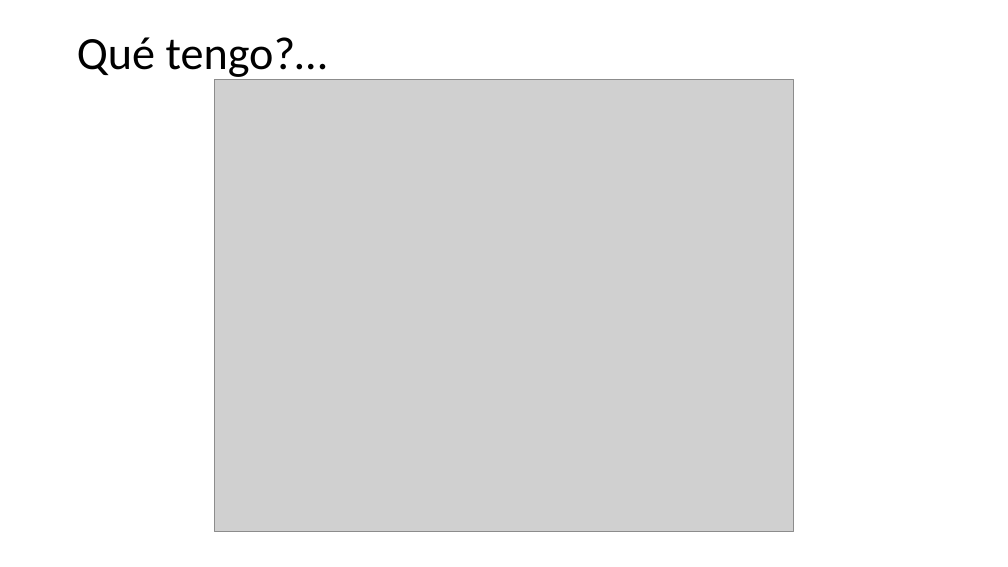
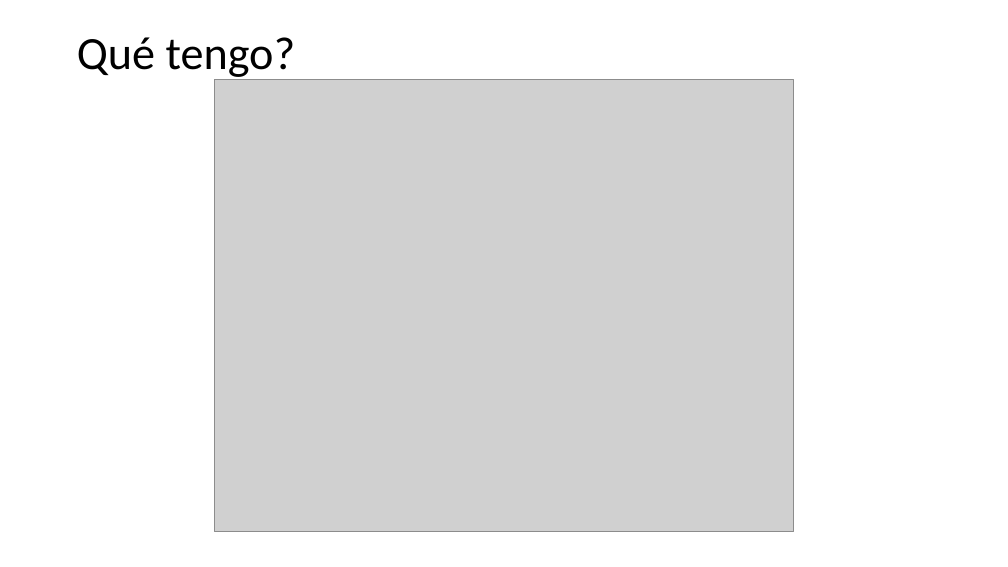
Before and after one commit to victor1130/Scripts_Clima, a slide deck: slide 4 of Tratamiento de datos climáticos.pptx. Drawn at 1008x567 pixels with LibreOffice and Linux fonts; fonts in the diff are those of the drawing; grey boxes stand for pictures. Boxes give left, top, right and bottom in pixels: in the first picture for what was removed or moved away, otherwise in the second. Text is boxed around its words. In the diff, an @@ line names an element or a change of style, - is before the commit and + after.

```diff
--- a/Tratamiento de datos climáticos.pptx
+++ b/Tratamiento de datos climáticos.pptx
@@ title at (77,37,296,81): text changed @@
-Qué tengo?…
+Qué tengo?
```
Also in this commit, not shown: 17 other slides changed, 1 slide removed, 2 other files.
